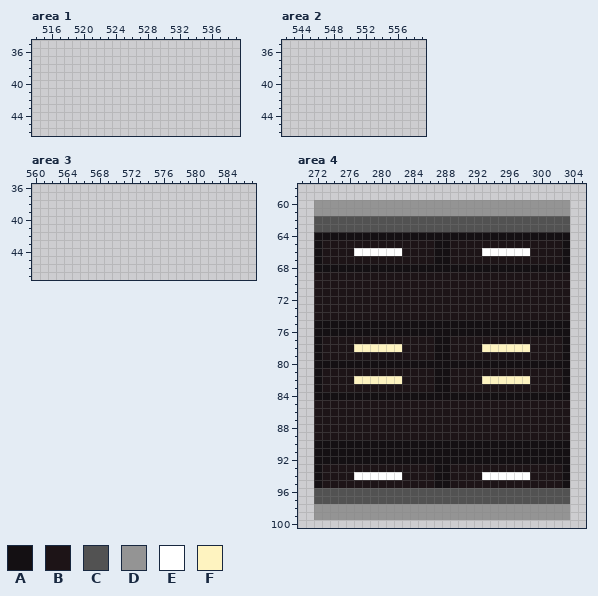
Pixel-art file -- Sprites, Artwork/spr_floor_tiileset.aseprite. Above: the version before the commit.
808x128 pixels, 1 frame. Colours within 5 levels of each other are drawn and written as one. Shown: area 1: x 514..539, y 35..46; area 2: x 542..559, y 35..46; area 3: x 560..587, y 36..47; area 4: x 270..305, y 58..100. The commit also changed other parts of the picture, which this record leaves out.
Palette (. is transparent): A #141013  B #1d1417  C #525252  D #949494  E #ffffff  F #fef3c0
Pixels before, area 4, first column x 272:
 60 DDDDDDDDDDDDDDDDDDDDDDDDDDDDDDDD
 61 DDDDDDDDDDDDDDDDDDDDDDDDDDDDDDDD
 62 CCCCCCCCCCCCCCCCCCCCCCCCCCCCCCCC
 63 CCCCCCCCCCCCCCCCCCCCCCCCCCCCCCCC
 64 AAAAAAAAAAAAAAAAAAAAAAAAAAAAAAAA
 65 ABBBBBBBBBBBBBBAABBBBBBBBBBBBBBA
 66 ABBBBEEEEEEBBBBAABBBBEEEEEEBBBBA
 67 ABBBBBBBBBBBBBBAABBBBBBBBBBBBBBA
 68 AAAAAAAAAAAAAAAAAAAAAAAAAAAAAAAA
 69 BBBBBBBBBBBBBBBBBBBBBBBBBBBBBBBB
 70 BBBBBBBBBBBBBBBBBBBBBBBBBBBBBBBB
 71 BBBBBBBBBBBBBBBBBBBBBBBBBBBBBBBB
 72 BBBBBBBBBBBBBBBBBBBBBBBBBBBBBBBB
 73 BBBBBBBBBBBBBBBBBBBBBBBBBBBBBBBB
 74 BBBBBBBBBBBBBBBBBBBBBBBBBBBBBBBB
 75 AAAAAAAAAAAAAAAAAAAAAAAAAAAAAAAA
 76 AAAAAAAAAAAAAAAAAAAAAAAAAAAAAAAA
 77 ABBBBBBBBBBBBBBAABBBBBBBBBBBBBBA
 78 ABBBBFFFFFFBBBBAABBBBFFFFFFBBBBA
 79 ABBBBBBBBBBBBBBAABBBBBBBBBBBBBBA
 80 AAAAAAAAAAAAAAAAAAAAAAAAAAAAAAAA
 81 ABBBBBBBBBBBBBBAABBBBBBBBBBBBBBA
 82 ABBBBFFFFFFBBBBAABBBBFFFFFFBBBBA
 83 ABBBBBBBBBBBBBBAABBBBBBBBBBBBBBA
 84 AAAAAAAAAAAAAAAAAAAAAAAAAAAAAAAA
 85 BBBBBBBBBBBBBBBBBBBBBBBBBBBBBBBB
 86 BBBBBBBBBBBBBBBBBBBBBBBBBBBBBBBB
 87 BBBBBBBBBBBBBBBBBBBBBBBBBBBBBBBB
 88 BBBBBBBBBBBBBBBBBBBBBBBBBBBBBBBB
 89 BBBBBBBBBBBBBBBBBBBBBBBBBBBBBBBB
 90 AAAAAAAAAAAAAAAAAAAAAAAAAAAAAAAA
 91 AAAAAAAAAAAAAAAAAAAAAAAAAAAAAAAA
 92 AAAAAAAAAAAAAAAAAAAAAAAAAAAAAAAA
 93 ABBBBBBBBBBBBBBAABBBBBBBBBBBBBBA
 94 ABBBBEEEEEEBBBBAABBBBEEEEEEBBBBA
 95 ABBBBBBBBBBBBBBAABBBBBBBBBBBBBBA
 96 CCCCCCCCCCCCCCCCCCCCCCCCCCCCCCCC
 97 CCCCCCCCCCCCCCCCCCCCCCCCCCCCCCCC
 98 DDDDDDDDDDDDDDDDDDDDDDDDDDDDDDDD
 99 DDDDDDDDDDDDDDDDDDDDDDDDDDDDDDDD
Now the later version:
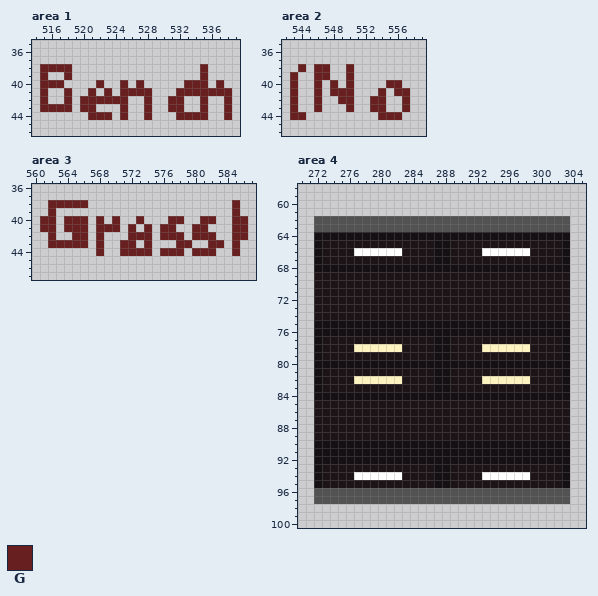
Colours new in this view: G #681f1f
Difference:
Area 1:
Colour G is added in row 38 at x 515 to 518 and 535; in row 39 at x 515, 518 and 535; in row 40 at x 515 to 517, 522, 525, 527, 533 to 535 and 537; in row 41 at x 515, 518, 521, 523, 525 to 528 and 532 to 538; in row 42 at x 515, 518, 520 to 525, 528, 531 to 532, 535 and 538; in row 43 at x 515 to 518, 520 to 521, 525, 528, 531 to 532, 535 and 538.
Colour G is added in row 44 at x 521 to 523, 525, 528, 532 to 535 and 538.
Area 2:
Colour G is added in row 38 at x 544, 546 to 547 and 550; in row 39 at x 543, 546 to 547 and 550; in row 40 at x 543, 546, 548, 550 and 555 to 556; in row 41 at x 543, 546, 548 to 550, 554 and 556 to 557; in row 42 at x 543, 546, 549 to 550, 553 to 554 and 557; in row 43 at x 543, 546, 550, 553 to 554 and 557.
Colour G is added in row 44 at x 543 to 544 and 554 to 556.
Area 3:
Colour G is added in row 38 at x 562 to 566 and 585; in row 39 at x 562 and 585; in row 40 at x 561 to 562, 564 to 566, 568, 570, 573, 577 to 578, 581 to 582 and 585 to 586; in row 41 at x 561 to 562, 564 to 566, 568 to 570, 572, 574, 576 to 577, 580 to 581 and 585 to 586; in row 42 at x 562, 565 to 566, 568, 572 to 574, 576 to 578, 580 to 582 and 585 to 586; in row 43 at x 562 to 566, 568, 571 to 572, 574, 578 to 579, 582 to 583 and 585.
Colour G is added in row 44 at x 568, 571 to 574, 576 to 578, 580 to 582 and 585.
Area 4:
Colour D is gone in rows 60 to 61 at x 272 to 303; in rows 98 to 99 at x 272 to 303.
